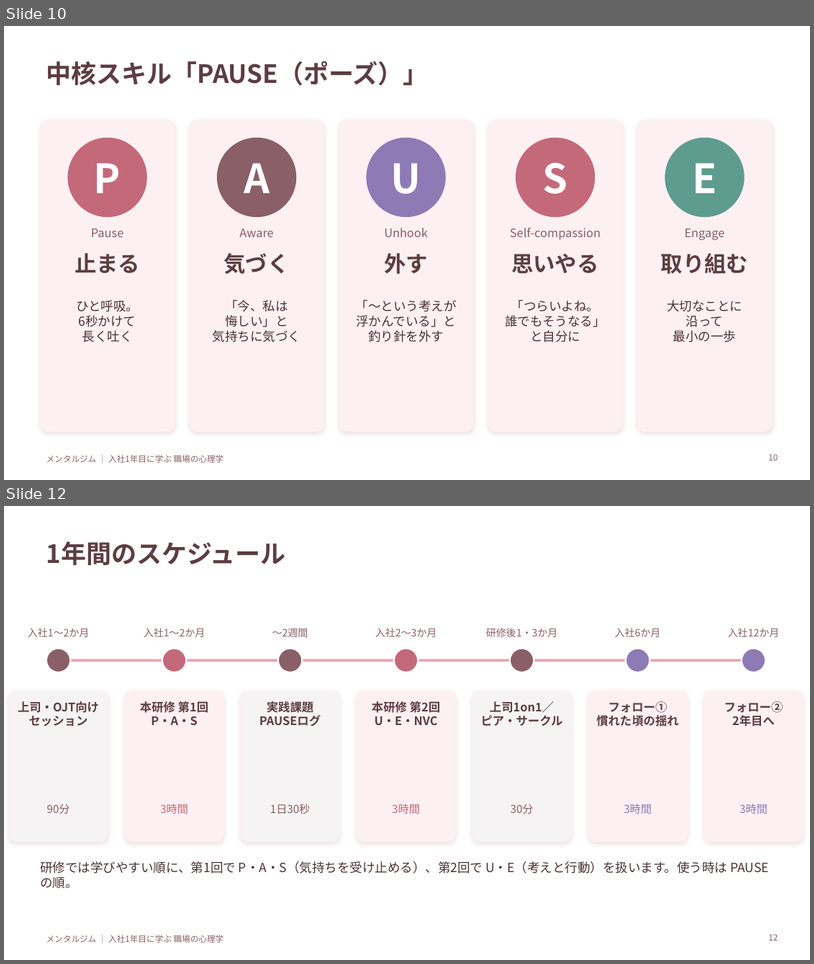
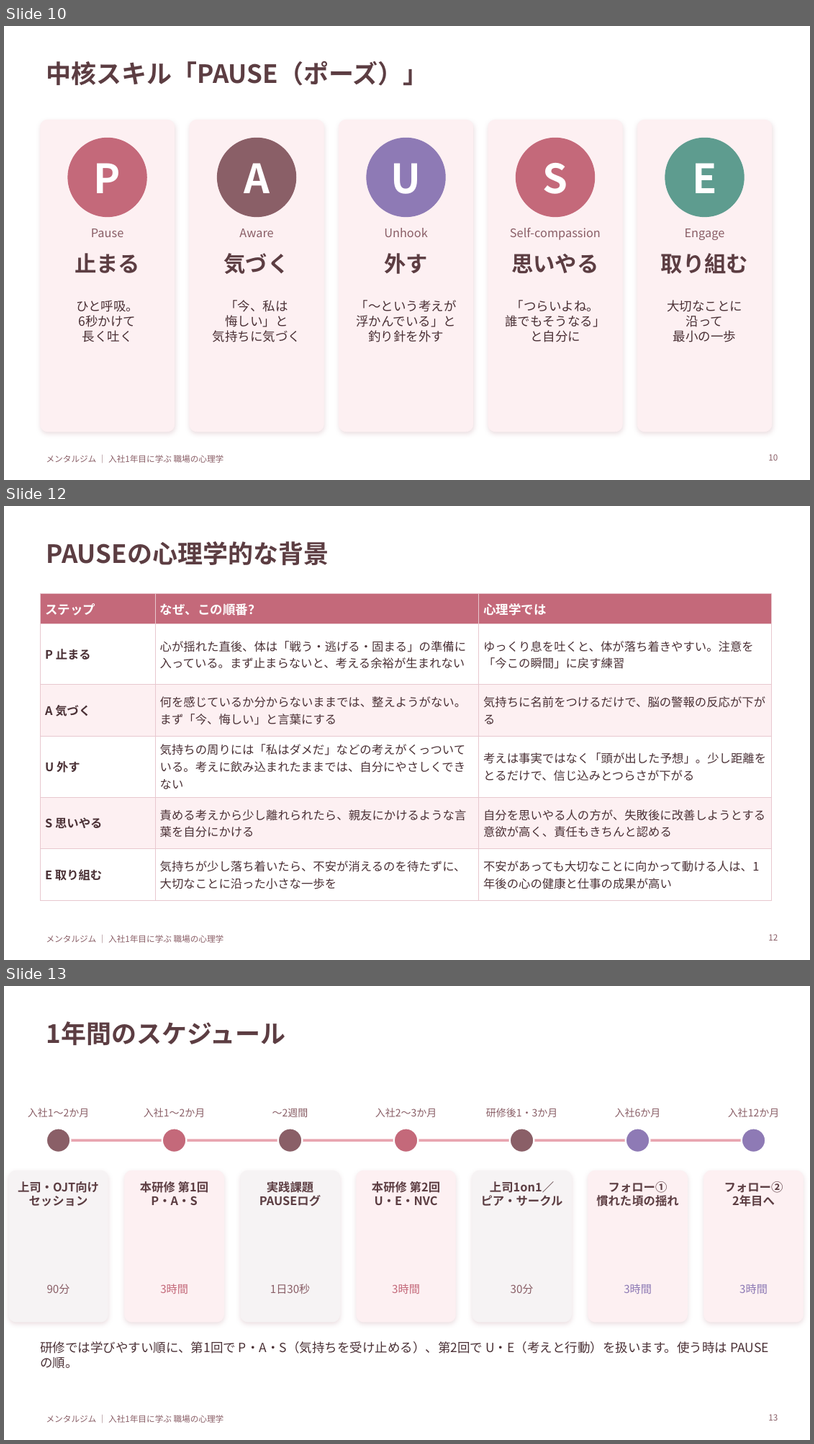
Before and after one commit to cocorest/mentalgym, a slide deck: programs/newcomer-first-year/slides/01_本研修_入社1年目に学ぶ職場の心理学.pptx. Shown one above the other, each under a label of ours: slides 10 and 12 before the commit, slides 10, 12 and 13 after it; the slides between them are not shown. The pictures are 814x964 and 814x1444 pixels, drawn with LibreOffice and Linux fonts; fonts in the diff are those of the drawing. Boxes give left, top, right and bottom in pixels: in the first picture for what was removed or moved away, otherwise in the second. Text is boxed around its words. In the diff, an @@ line names an element or a change of style, - is before the commit and + after.

```diff
--- a/programs/newcomer-first-year/slides/01_本研修_入社1年目に学ぶ職場の心理学.pptx
+++ b/programs/newcomer-first-year/slides/01_本研修_入社1年目に学ぶ職場の心理学.pptx
@@ slide 12 added at bbox=[4, 506, 810, 960], background #FFFFFF; not listed: 1 template element that a slide beside it also shows @@
@@ title added at bbox=[46, 541, 329, 565], 30 pt, text #5C3D42, bold @@
+PAUSEの心理学的な背景
@@ table added at bbox=[40, 594, 772, 892], 6 rows, 3 columns @@
+ステップ | なぜ、この順番？ | 心理学では
+P 止まる | 心が揺れた直後、体は「戦う・逃げる・固まる」の準備に入っている。まず止まらないと、考える余裕が生まれない | ゆっくり息を吐くと、体が落ち着きやすい。注意を「今この瞬間」に戻す練習
+A 気づく | 何を感じているか分からないままでは、整えようがない。まず「今、悔しい」と言葉にする | 気持ちに名前をつけるだけで、脳の警報の反応が下がる
+U 外す | 気持ちの周りには「私はダメだ」などの考えがくっついている。考えに飲み込まれたままでは、自分にやさしくできない | 考えは事実ではなく「頭が出した予想」。少し距離をとるだけで、信じ込みとつらさが下がる
+S 思いやる | 責める考えから少し離れられたら、親友にかけるような言葉を自分にかける | 自分を思いやる人の方が、失敗後に改善しようとする意欲が高く、責任もきちんと認める
+E 取り組む | 気持ちが少し落ち着いたら、不安が消えるのを待たずに、大切なことに沿った小さな一歩を | 不安があっても大切なことに向かって動ける人は、1年後の心の健康と仕事の成果が高い
@@ page number added at bbox=[769, 934, 778, 940], 10 pt, text #8A5F67 @@
+12
@@ what was slide 12 is now slide 13 @@
```
Also in this commit, not shown: 1 slide changed, 1 other slide added, 1 slide removed, 3 other files.
